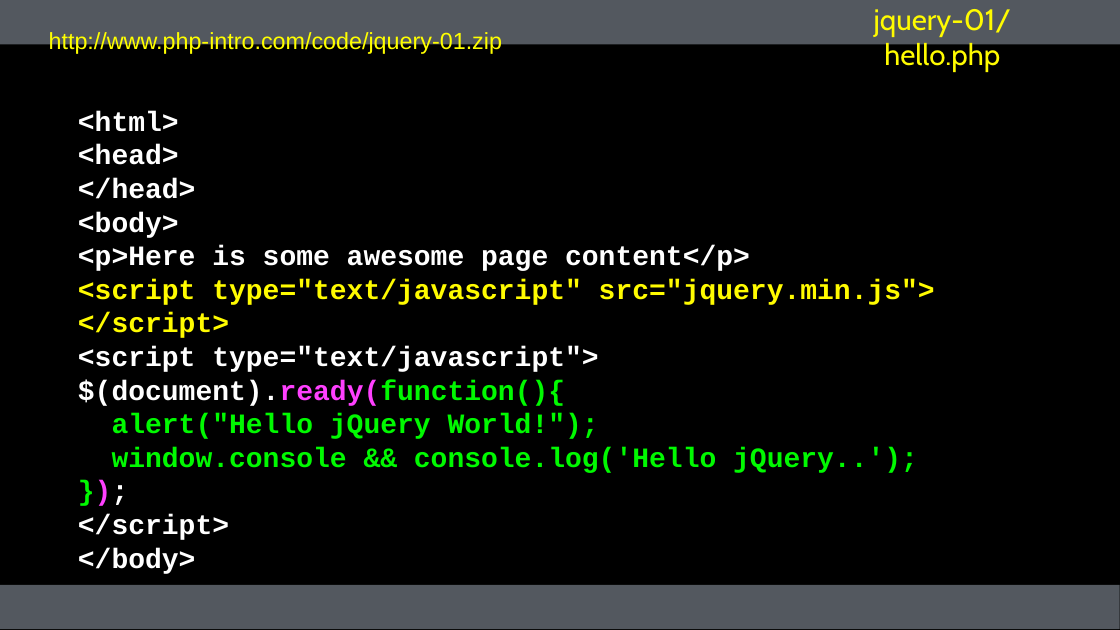
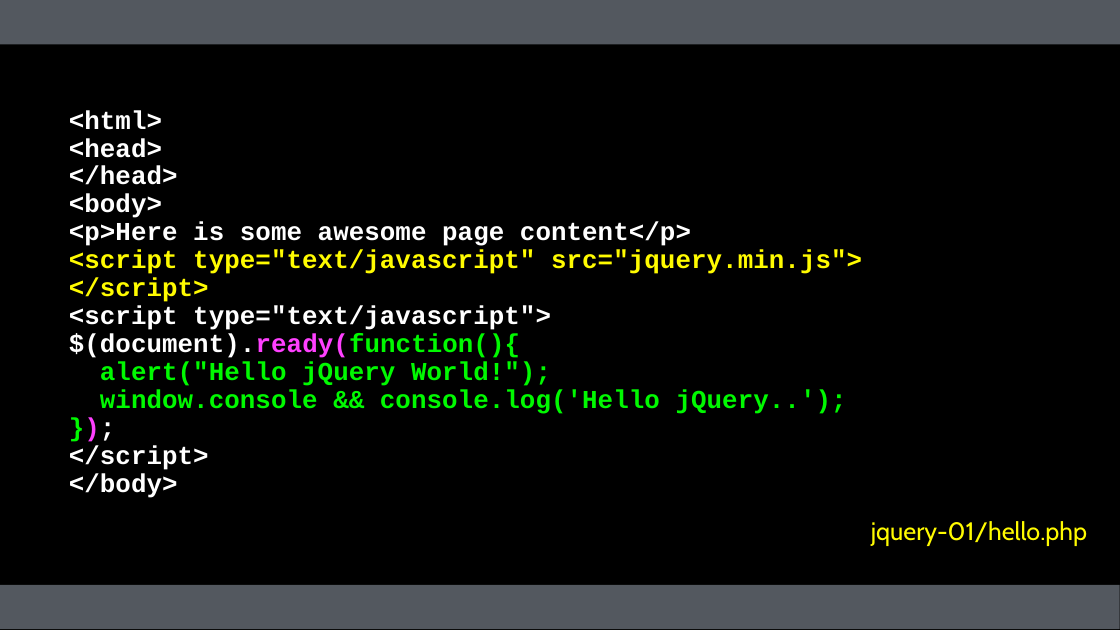
Before and after one commit to csev/wa4e, a slide deck: slide 5 of lectures/JS-03-JQuery.ppt (slide 8 before the commit). Drawn at 1120x630 pixels with LibreOffice and Linux fonts; fonts in the diff are those of the drawing. Boxes give left, top, right and bottom in pixels: in the first picture for what was removed or moved away, otherwise in the second. Text is boxed around its words. In the diff, an @@ line names an element or a change of style, - is before the commit and + after.

```diff
--- a/lectures/JS-03-JQuery.ppt
+++ b/lectures/JS-03-JQuery.ppt
@@ text removed at <box>49,31,502,55</box> @@
-http://www.php-intro.com/code/jquery-01.zip
@@ free "<html>": place and size @@
-free "<html>" at <box>74,109,1060,569</box>
+free "<html>" at <box>65,73,1051,533</box>
@@ free "<html>" at <box>65,73,1051,533</box>: size 18 to 16.6 pt; line spacing 1 to 0.9 @@
@@ free "jquery-01/hello.php": place and size @@
-free "jquery-01/hello.php" at <box>822,16,1063,57</box>
+free "jquery-01/hello.php" at <box>859,512,1100,553</box>
@@ free "jquery-01/hello.php" at <box>859,512,1100,553</box>: size 19 to 16.1 pt; line spacing 1 to 0.9 @@
```
Also in this commit, not shown: 6 other slides changed, 3 slides removed, 5 other files.
